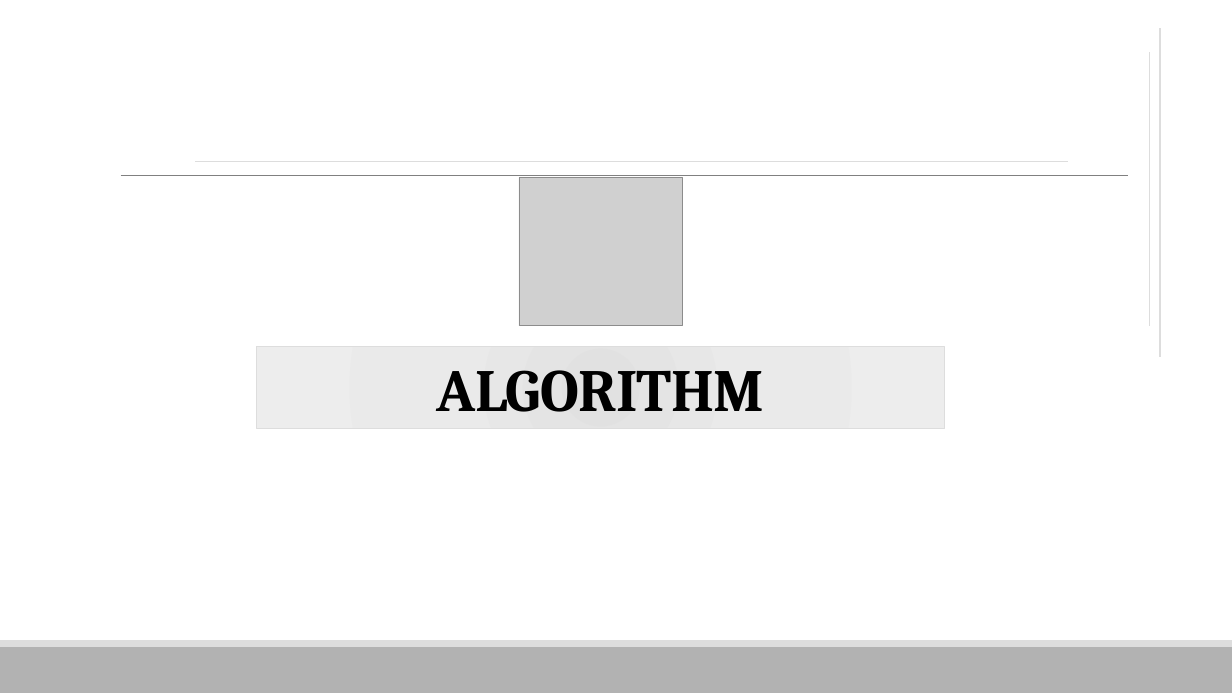
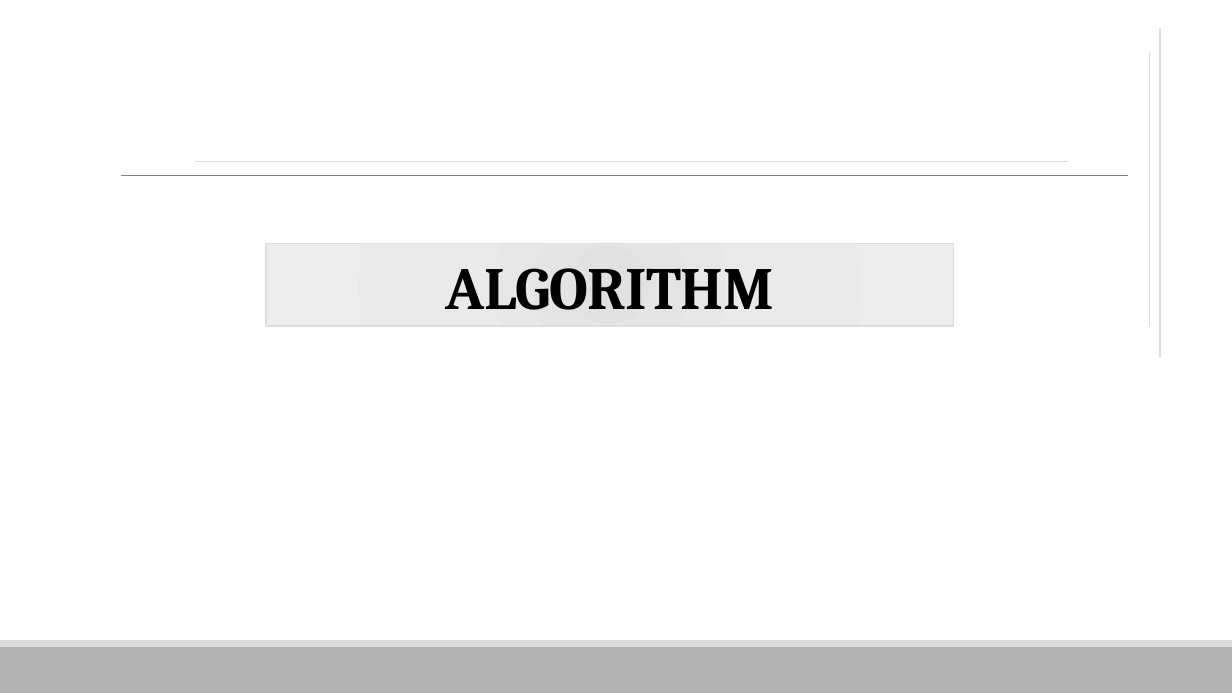
Before and after one commit to vnhabittracker/VHT-Server, a slide deck: slide 11 of VHT.pptx (slide 13 before the commit). Drawn at 1232x693 pixels with LibreOffice and Linux fonts; fonts in the diff are those of the drawing; grey boxes stand for pictures. Boxes give left, top, right and bottom in pixels: in the first picture for what was removed or moved away, otherwise in the second. Text is boxed around its words. In the diff, an @@ line names an element or a change of style, - is before the commit and + after.

```diff
--- a/VHT.pptx
+++ b/VHT.pptx
@@ picture removed at [519,177,683,326] @@
@@ title "ALGORITHM": place and size @@
-title "ALGORITHM" at [257,347,945,429]
+title "ALGORITHM" at [266,244,954,326]
```
Also in this commit, not shown: 19 other slides changed, 4 slides added, 6 slides removed.
